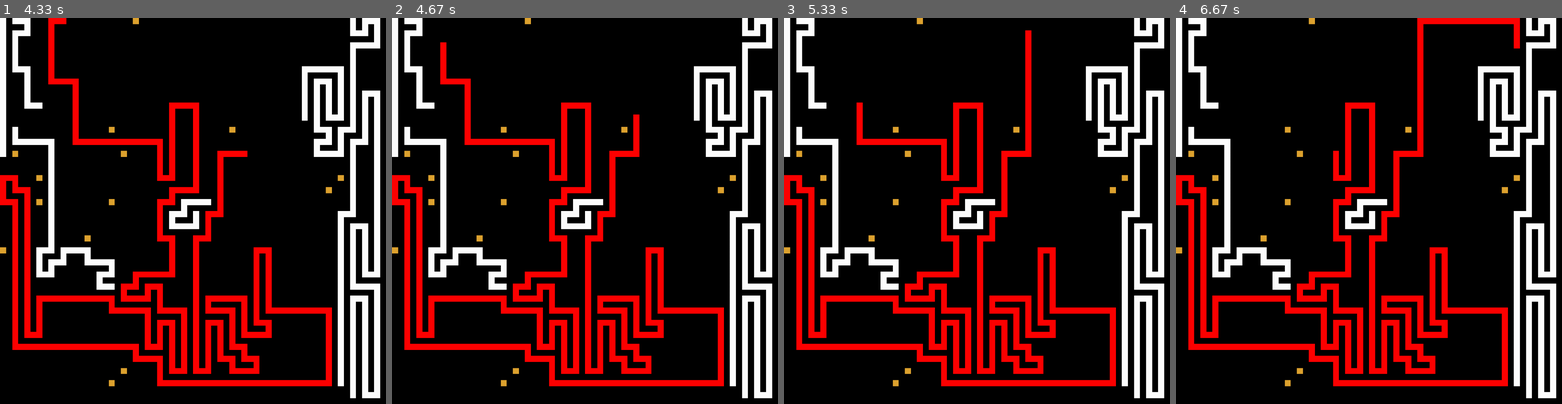
Above: before the commit, frames 1-4 (left to right).
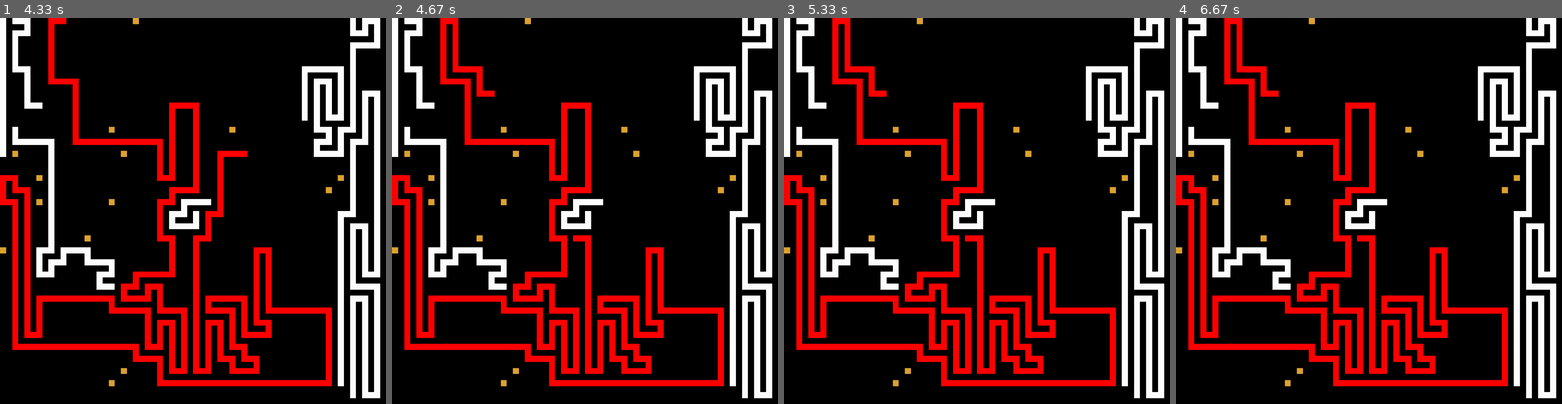
Above: after the commit, the same moments.

Repository: JesperFritsch/snake_sim
Game: pygame game, started from test/tests/autosnake2_test.py
Same seed, same stepped clock (60 frames per second), same inputs: the game is played once before the commit and once after it.
Inputs:
- Up to frame 1 (4.33 s): tap Space at 0.33, 3.4, 3.9 s; hold Right 0.67-1.13 s; hold Right 1.17-1.63 s; hold Left 1.67-2.2 s; hold Left 2.23-2.63 s; hold Right 2.67-3.3 s; hold Left 3.33-3.8 s; hold Right 3.83-4.3 s
- Up to frame 2 (4.67 s): hold Right from 4.33 s (still down); tap Space at 4.4 s
- Up to frame 3 (5.33 s): release Right at 4.8 s
- Up to frame 4 (6.67 s): hold Left from 6.5 s (still down); tap Space at 6.57 s

Frame 1 is identical in both runs. In frame 2, 1.4% of the frame differs, in the area x 12-65%, y 0-58%; in frame 3, 2.1%; in frame 4, 3.3%, in the area x 12-90%, y 0-58%.

Commit message:
not using old_rotue

Diff:
--- a/snake_env.py
+++ b/snake_env.py
@@ -334,7 +334,7 @@
                 color_map.append(self.COLOR_MAPPING.get(tile_value, (255, 255, 255)))
         return color_map
 
-    def  stream_run(self, conn):
+    def stream_run(self, conn):
         self.init_recorder()
         for snake in self.snakes.values():
             self.put_snake_on_map(snake)
--- a/snakes/autoSnake4.py
+++ b/snakes/autoSnake4.py
@@ -19,6 +19,7 @@
         super().__init__(id, start_length)
         self.greedy = greedy
         self.food_in_route = []
+        self.failed_paths = set()
 
     def fix_route(self, route, s_coord=None, valid_tiles=None):
         valid_tiles = valid_tiles or self.valid_tiles(self.map, self.coord)
@@ -195,6 +196,12 @@
                             curr_area = deque()
                             nr_splits += 1
                             curr_area_len = 0
+            else:
+                if curr_area_len != 0:
+                        areas.append(curr_area)
+                        curr_area = deque()
+                        nr_splits += 1
+                        curr_area_len = 0
         if curr_area_len != 0:
             areas.append(curr_area)
         if nr_splits >= 1:
@@ -258,7 +265,7 @@
             needed_steps = body_len - max_index
             if total_steps >= needed_steps:
                 is_clear = True
-                break
+                # break
             if done:
                 break
         if not is_clear:
@@ -277,8 +284,10 @@
                         if total_steps >= needed_steps:
                             is_clear = True
                             break
-                    else:
-                        continue
+                    elif area_check['has_tail']:
+                        is_clear = True
+                        break
+
         result = {
                     'is_clear': is_clear,
                     'tile_count': tile_count,
@@ -288,6 +297,7 @@
                     'max_index': max_index,
                 }
         # print(result)
+        # print('depth: ', depth)
         return result
 
 
@@ -396,8 +406,9 @@
                         failed_paths=None,
                         rundata=None,
                         timeout_ms=None):
-        if failed_paths is None:
-            failed_paths = set()
+        safety_buffer = 3
+        # if failed_paths is None:
+        #     failed_paths = set()
         if timeout_ms is None:
             timeout_ms = self.MAX_BRANCH_TIME
         if start_time is None:
@@ -439,12 +450,13 @@
         if ((time() - start_time) * 1000 > timeout_ms) and self.TIME_LIMIT:
             best_results['timeout'] = True
             return best_results
-        if current_results['depth'] >= length + 3:
+        if current_results['depth'] >= length + safety_buffer:
             current_results['free_path'] = True
             return current_results
         if planned_route:
             planned_tile = planned_route.pop()
             if planned_tile and planned_tile in valid_tiles:
+                valid_tiles.remove(planned_tile)
                 check_result = self.deep_look_ahead(
                     s_map.copy(),
                     planned_tile,
@@ -462,52 +474,58 @@
                     return check_result
                 else:
                     planned_route = None
-        if old_route:
-            old_route_list = list(old_route)
-            if new_coord in old_route:
-                index = old_route.index(new_coord)
-                planned_route = old_route_list[:index+1]
-                old_route = None
-            else:
-                connecting_route = self.get_route(s_map, new_coord, target_tiles=old_route_list)
-                if connecting_route:
-                    index = old_route.index(connecting_route[0])
-                    planned_route = old_route_list[:index] + connecting_route[:-1]
-
-        if planned_route:
-            target_tile = planned_route.pop()
-            valid_tiles.sort(key=lambda x: 0 if x == target_tile else 1)
-        else:
-            target_tile = self.target_tile(s_map, body_coords, recurse_mode=True)
+        # if old_route:
+        #     old_route_list = list(old_route)
+        #     if new_coord in old_route:
+        #         index = old_route.index(new_coord)
+        #         planned_route = old_route_list[:index+1]
+        #         old_route = None
+        #     else:
+        #         connecting_route = self.get_route(s_map, new_coord, target_tiles=old_route_list)
+        #         if connecting_route:
+        #             index = old_route.index(connecting_route[0])
+        #             planned_route = old_route_list[:index] + connecting_route[:-1]
+
+        # if planned_route:
+        #     target_tile = planned_route.pop()
+        #     valid_tiles.sort(key=lambda x: 0 if x == target_tile else 1)
+        # else:
+        #     target_tile = self.target_tile(s_map, body_coords, recurse_mode=True)
+        area_checks = {}
+        for tile in valid_tiles:
+            area_check = self.area_check(s_map, body_coords, tile)
+            area_checks[tile] = area_check
+            if area_check['has_tail']:
+                current_results['free_path'] = True
+                current_results['len_gain'] = area_check['food_count']
+                current_results['depth'] = length
+                return current_results
+
         if valid_tiles:
             for tile in valid_tiles:
-                state_tuple = tuple([self.get_flat_map_state(s_map), tile, depth])
+                state_tuple = tuple([self.get_flat_map_state(s_map), tile])
                 state_hash = hash(state_tuple)
-                if state_hash in failed_paths:
+                if state_hash in self.failed_paths:
                     continue
                 # c_time = time()
                 # map_copy = self.show_search(s_map.copy(), coord=tile)
                 # self.print_map(map_copy)
-                # area_check = area_checks[tile]
-                area_check = self.area_check(s_map, body_coords, tile)
-                if area_check['has_tail']:
-                    current_results['free_path'] = True
-                    current_results['len_gain'] = area_check['food_count']
-                    current_results['depth'] = length
-                    return current_results
+                area_check = area_checks[tile]
+                # area_check = self.area_check(s_map, body_coords, tile)
                 if not area_check['is_clear']:
                     best_results['depth'] = max(best_results['depth'], area_check['tile_count'])
+                    # best_results['free_path'] = False
                     continue
-                if tile == target_tile and planned_route:
-                    next_route = planned_route.copy()
-                else:
-                    next_route = None
+                # if tile == target_tile and planned_route:
+                #     next_route = planned_route.copy()
+                # else:
+                #     next_route = None
                 check_result = self.deep_look_ahead(
                     s_map.copy(),
                     tile,
                     body_coords.copy(),
                     length,
-                    planned_route=next_route,
+                    # planned_route=next_route,
                     old_route=old_route,
                     depth=depth+1,
                     best_results=best_results,
@@ -517,5 +535,5 @@
                     failed_paths=failed_paths)
                 if check_result['free_path'] or check_result['timeout']:
                     return check_result
-                failed_paths.add(state_hash)
+                self.failed_paths.add(state_hash)
         return best_results
